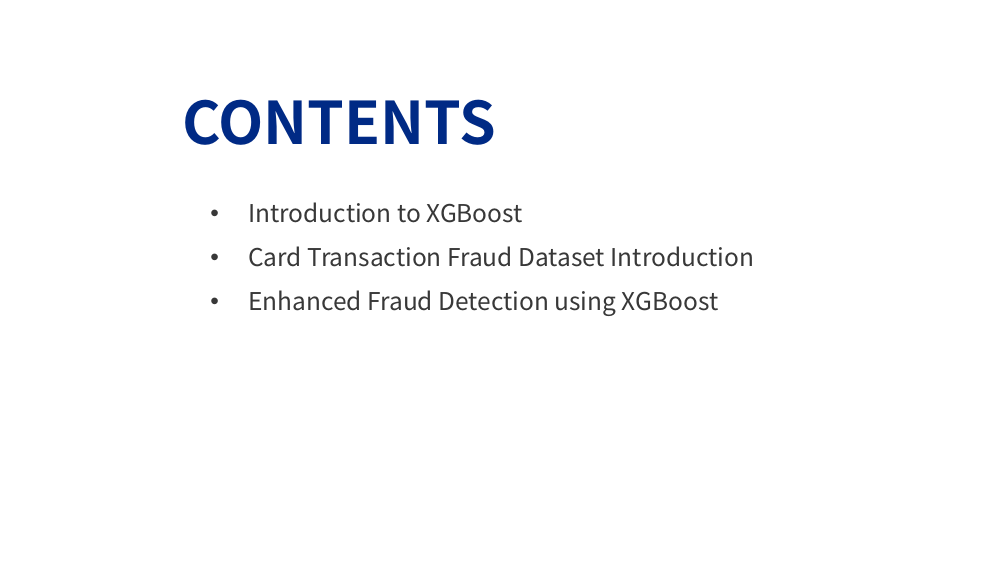
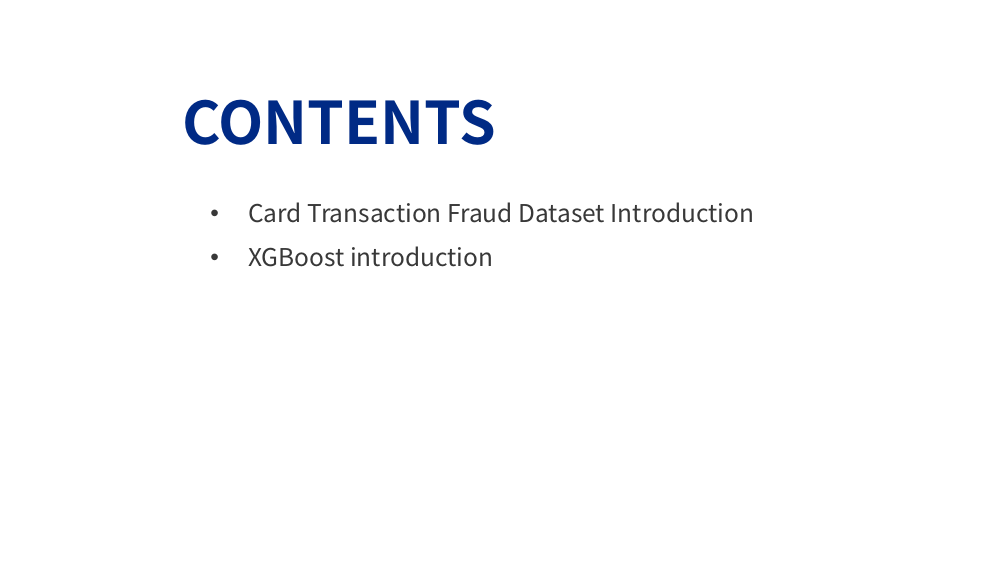
Before and after one commit to PSTAT197-F23/PSTAT197A_FP_Group1, a slide deck: slide 2 of scripts/drafts/PRESENTATION.pptx. Drawn at 1008x567 pixels with LibreOffice and Linux fonts; fonts in the diff are those of the drawing; background and template pictures are left out. Boxes give left, top, right and bottom in pixels: in the first picture for what was removed or moved away, otherwise in the second. Text is boxed around its words. In the diff, an @@ line names an element or a change of style, - is before the commit and + after.

```diff
--- a/scripts/drafts/PRESENTATION.pptx
+++ b/scripts/drafts/PRESENTATION.pptx
@@ text at (248, 202, 522, 223): paragraph removed @@
-• Introduction to XGBoost
@@ text at (248, 246, 493, 267): text changed @@
-• Enhanced Fraud Detection using XGBoost
+• XGBoost introduction
```
Also in this commit, not shown: 4 other slides changed, 1 slide added, 8 slides removed.
